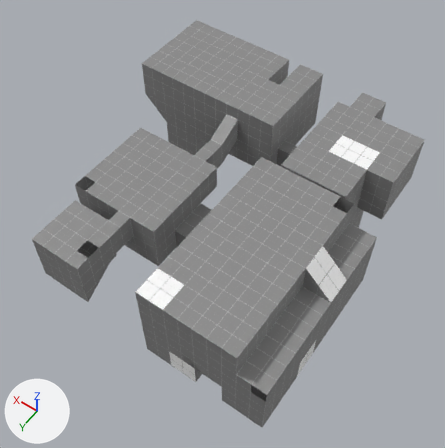
A saved change to the FBX model Assets/Models/level.fbx.
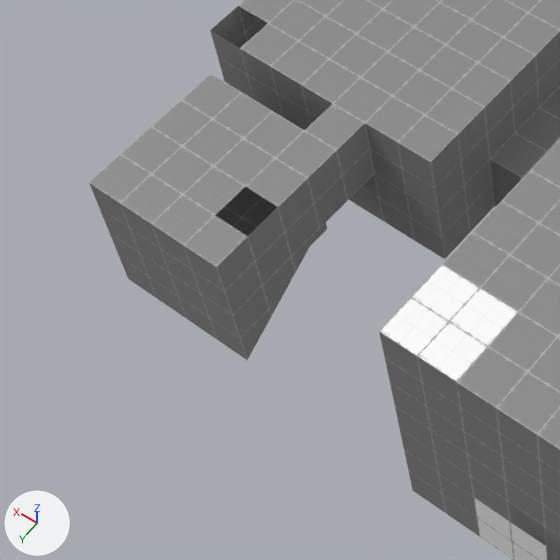
Old and new are each drawn whole from a 50 mm lens placed at (-0.2176, 0.1417, 0.3586), pointed at (-0.0539, -0.0875, -0.0015) and again close up on the part from 0% to 45% of the width and 39% to 83% of the height. The lights are fixed; the arrows at lower left show +X, +Y and +Z. Where no turn or scale is listed for an object, it has been applied to the vertices. Vertices at the same position are counted once.

Objects in the first close-up: 'Default Wall', 'Portal Wall.009', 'Portal Wall.012'.
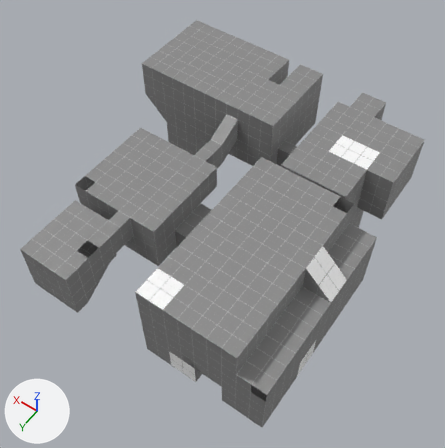
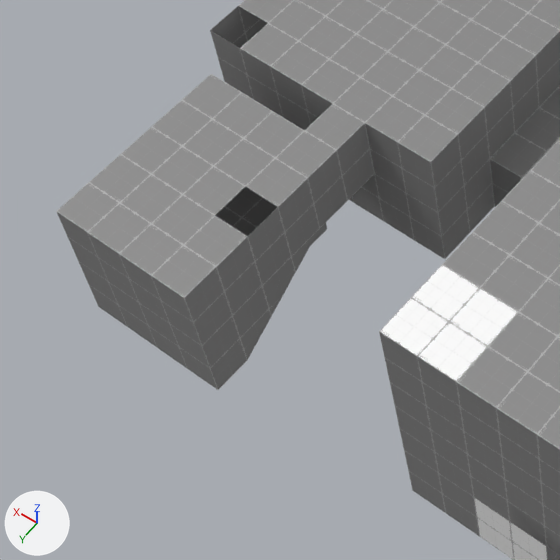
Changed parts and their boxes (x1, y1, x2, y2) in the close-ups (560 x 560 px):
'Default Wall', reshaped
    before: (89, 0, 560, 560)
    after: (56, 0, 560, 560)
part 1 of me_plane, built on
    before: (89, 183, 247, 360)
    after: (56, 183, 247, 390)

The edits, one by one:
me_plane is used by ob_default_wall; location (0.0, 0.0, 0.0).
me_plane had 1587 vertices, 1531 faces and spanned x -0.16..0.06, y -0.22..0.02, z -0.05..0.06.
me_plane now has 1603 vertices, 1547 faces and spans x -0.16..0.06, y -0.22..0.03, z -0.05..0.06.
Part 1, on me_plane:
5 vertices are removed from x -0.01..0.01, y 0.02, z 0.01..0.03.
16 faces are deleted.
4 vertices move from x -0.01..0.01, y 0.02, z 0.01..0.03 to x -0.02..0.02, y 0.03, z 0.0..0.04.
9 vertices are added at x -0.01..0.01, y 0.03, z 0.01..0.03.
12 new vertices lie (0.0, 0.01, 0.0) away from vertices in x -0.02..0.02, y 0.02, z 0.0..0.04.
32 new faces join them.
